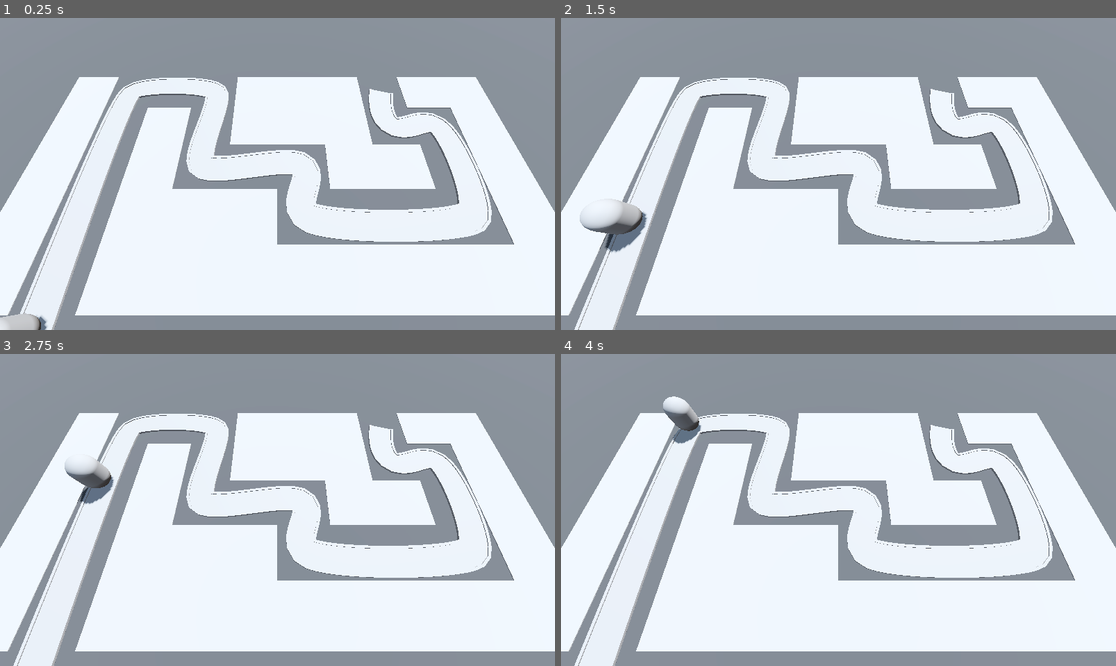
Above: before the commit, frames 1-4 (two rows, left to right).
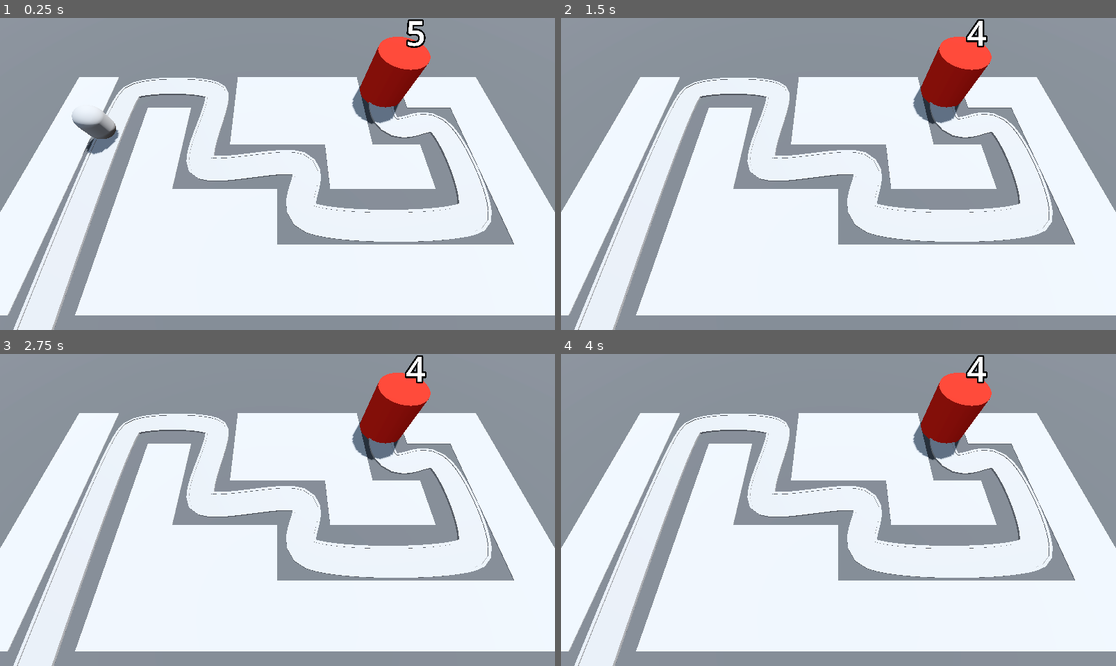
Above: after the commit, the same moments.

Repository: JonathanCarey13/BarbarrianBlaste
Game: Godot game, scene res://BaseLevel.tscn
Two runs of this game, one before a commit and one after it. Both use one fixed random seed, a clock stepped at 60 frames per second and the inputs below.
Inputs:
- Up to frame 1 (0.25 s): no input
- Up to frame 2 (1.5 s): no input
- Up to frame 3 (2.75 s): no input
- Up to frame 4 (4 s): no input

The runs differ from the first frame. In frame 1, 3.6% of the frame differs, in the area x 0-78%, y 0-100%; in frame 2, 3.5%; in frame 3, 3.2%; in frame 4, 3.1%.

Commit message:
added base, base health

Diff:
--- /dev/null
+++ b/Base/Base.tscn
@@ -0,0 +1,22 @@
+[gd_scene load_steps=3 format=3 uid="uid://cibs6nf8ajxk7"]
+
+[ext_resource type="Script" path="res://Base/base.gd" id="1_vdt6o"]
+
+[sub_resource type="StandardMaterial3D" id="StandardMaterial3D_yje1d"]
+albedo_color = Color(0.815686, 0.101961, 0, 1)
+
+[node name="Base" type="Node3D" groups=["base"]]
+script = ExtResource("1_vdt6o")
+
+[node name="CSGCylinder3D" type="CSGCylinder3D" parent="."]
+transform = Transform3D(1, 0, 0, 0, 1, 0, 0, 0, 1, 0, 2, 0)
+radius = 2.0
+height = 4.0
+sides = 32
+material = SubResource("StandardMaterial3D_yje1d")
+
+[node name="Label3D" type="Label3D" parent="."]
+transform = Transform3D(1, 0, 0, 0, 1, 0, 0, 0, 1, 0, 5.5, 0)
+billboard = 1
+font_size = 500
+outline_size = 100
--- /dev/null
+++ b/Base/base.gd
@@ -0,0 +1,12 @@
+extends Node3D
+
+@export var max_health: int = 5
+@onready var base_health: Label3D = $Label3D
+
+func _ready() -> void:
+	base_health.text = str(max_health)
+
+func take_damage() -> void:
+	print("Damage dealt to base!")
+	max_health -= 1
+	base_health.text = str(max_health)
--- a/BaseLevel.tscn
+++ b/BaseLevel.tscn
@@ -1,7 +1,8 @@
-[gd_scene load_steps=8 format=3 uid="uid://cd34dfm3l1ax0"]
+[gd_scene load_steps=9 format=3 uid="uid://cd34dfm3l1ax0"]
 
 [ext_resource type="MeshLibrary" uid="uid://02vobfcfsqo1" path="res://MeshLibraries/SpaceLibrary.tres" id="1_gxana"]
 [ext_resource type="PackedScene" uid="uid://dq12v17sltko8" path="res://Enemy/enemy.tscn" id="2_m1mmh"]
+[ext_resource type="PackedScene" uid="uid://cibs6nf8ajxk7" path="res://Base/Base.tscn" id="3_hxjds"]
 
 [sub_resource type="StandardMaterial3D" id="StandardMaterial3D_rhsl6"]
 albedo_color = Color(0.266667, 0.266667, 0.266667, 1)
@@ -94,4 +95,8 @@
 path_joined = false
 
 [node name="Enemy" parent="Path3D" instance=ExtResource("2_m1mmh")]
-transform = Transform3D(0.999953, 0, 0, 0, 1, 0, 0, 0, 0.999953, -14, 0, 14)
+transform = Transform3D(0.999946, 0, 0, 0, 1, 0, 0, 0, 0.999946, -14, 0, 14)
+speed = 60.0
+
+[node name="Base" parent="." instance=ExtResource("3_hxjds")]
+transform = Transform3D(1, 0, 0, 0, 1, 0, 0, 0, 1, 10, 0, -6)
--- a/Enemy/enemy.gd
+++ b/Enemy/enemy.gd
@@ -2,6 +2,11 @@
 
 @export var speed: float = 2.5
 
+@onready var base = get_tree().get_first_node_in_group("base")
+
 # Called every frame. 'delta' is the elapsed time since the previous frame.
 func _process(delta: float) -> void:
 	progress += delta * speed
+	if progress_ratio == 1:
+		base.take_damage()
+		set_process(false)
--- a/Enemy/enemy.tscn
+++ b/Enemy/enemy.tscn
@@ -8,6 +8,7 @@
 
 [node name="Enemy" type="PathFollow3D"]
 transform = Transform3D(0.999953, 0, 0, 0, 1, 0, 0, 0, 0.999953, 0, 0, 0)
+loop = false
 script = ExtResource("1_jneok")
 speed = 5.0
 
Not shown: 6 places in MeshLibraries/SpaceLibrary.tres that only renumber resources
